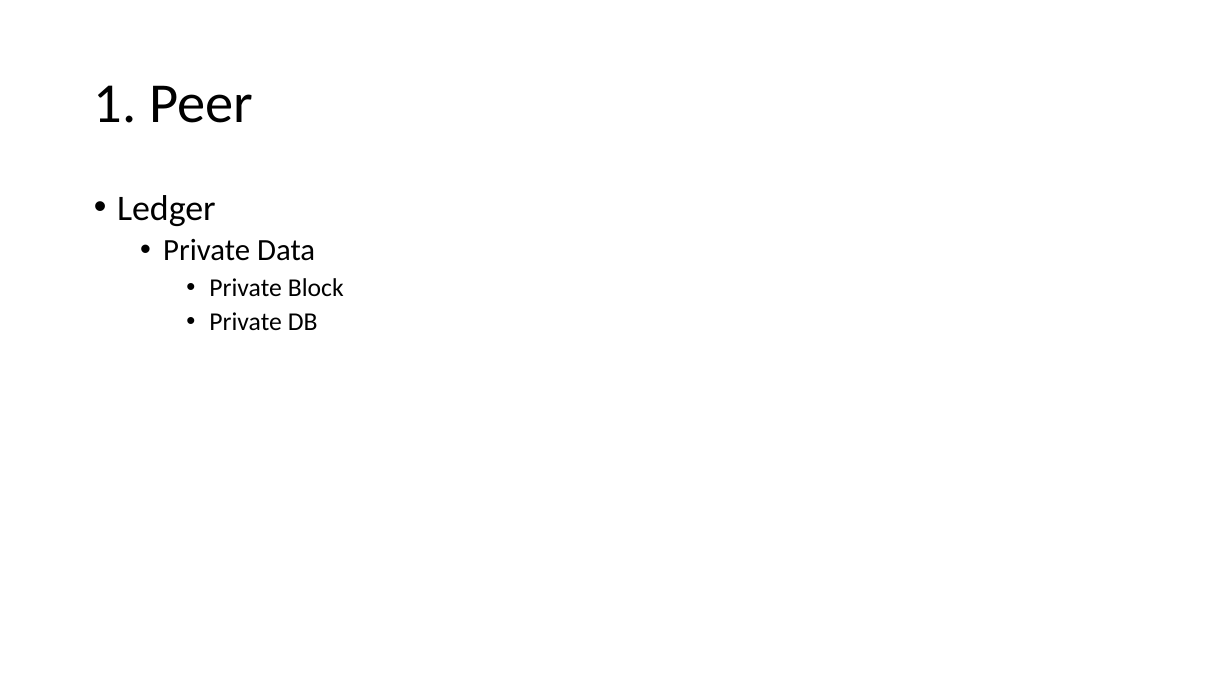
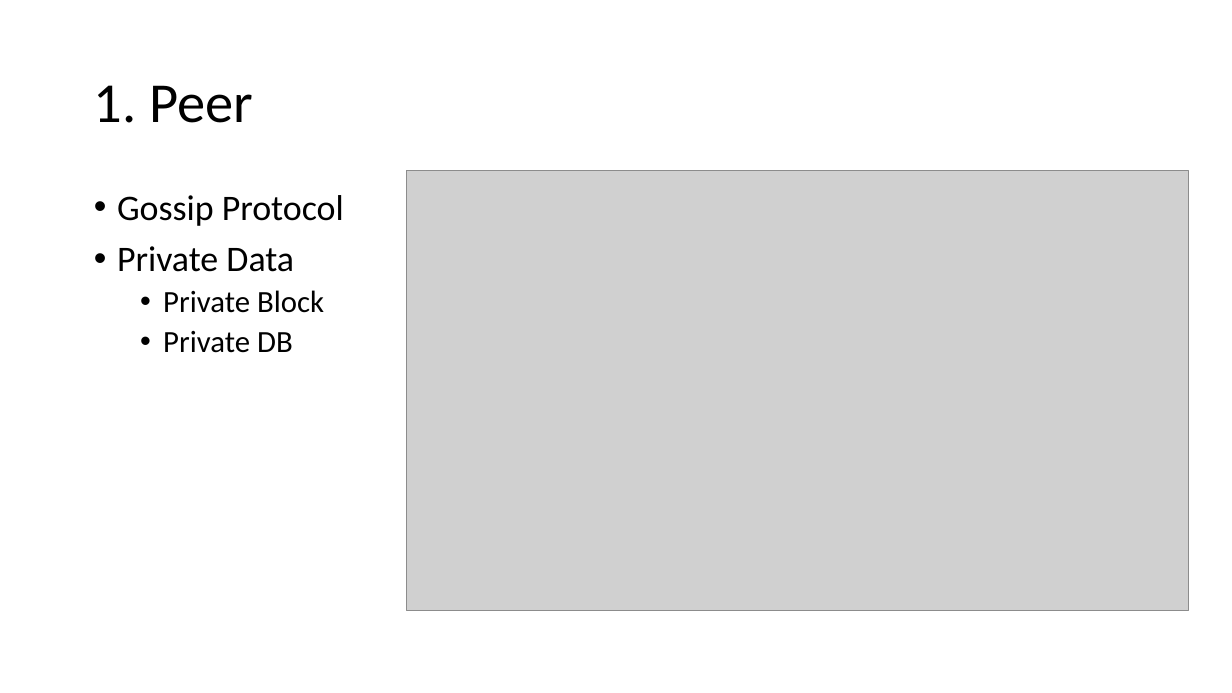
Before and after one commit to freekatz/Blockchain-Notes, a slide deck: slide 11 of fabric notes/【2020.12.26】Fabric Network Runtime Architecture.pptx (slide 12 before the commit). Drawn at 1232x693 pixels with LibreOffice and Linux fonts; fonts in the diff are those of the drawing; grey boxes stand for pictures. Boxes give left, top, right and bottom in pixels: in the first picture for what was removed or moved away, otherwise in the second. Text is boxed around its words. In the diff, an @@ line names an element or a change of style, - is before the commit and + after.

```diff
--- a/fabric notes/【2020.12.26】Fabric Network Runtime Architecture.pptx
+++ b/fabric notes/【2020.12.26】Fabric Network Runtime Architecture.pptx
@@ picture added at [407, 171, 1189, 611] @@
@@ text at [117, 195, 344, 226]: text changed @@
-• Ledger
+• Gossip Protocol
@@ text at [117, 246, 324, 353]: size 24 to 28 pt in "Private Data"; size 20 to 24 pt in "Private Block", "Private DB"; list level 2 to 1 in "Private Data"; list level 3 to 2 in "Private Block"; list level 3 to 2 in "Private DB" @@
```
Also in this commit, not shown: 7 other slides changed, 6 slides removed, 8 other files.
